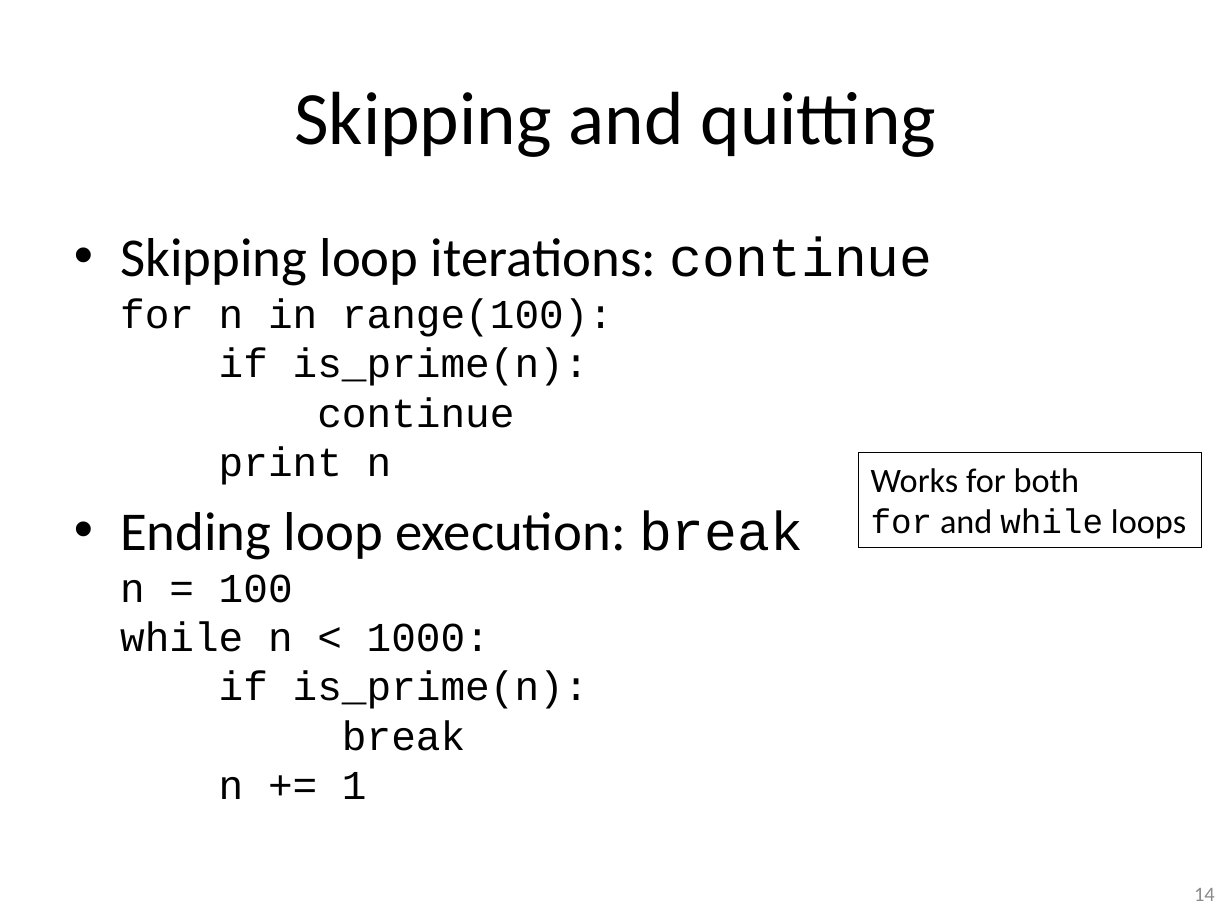
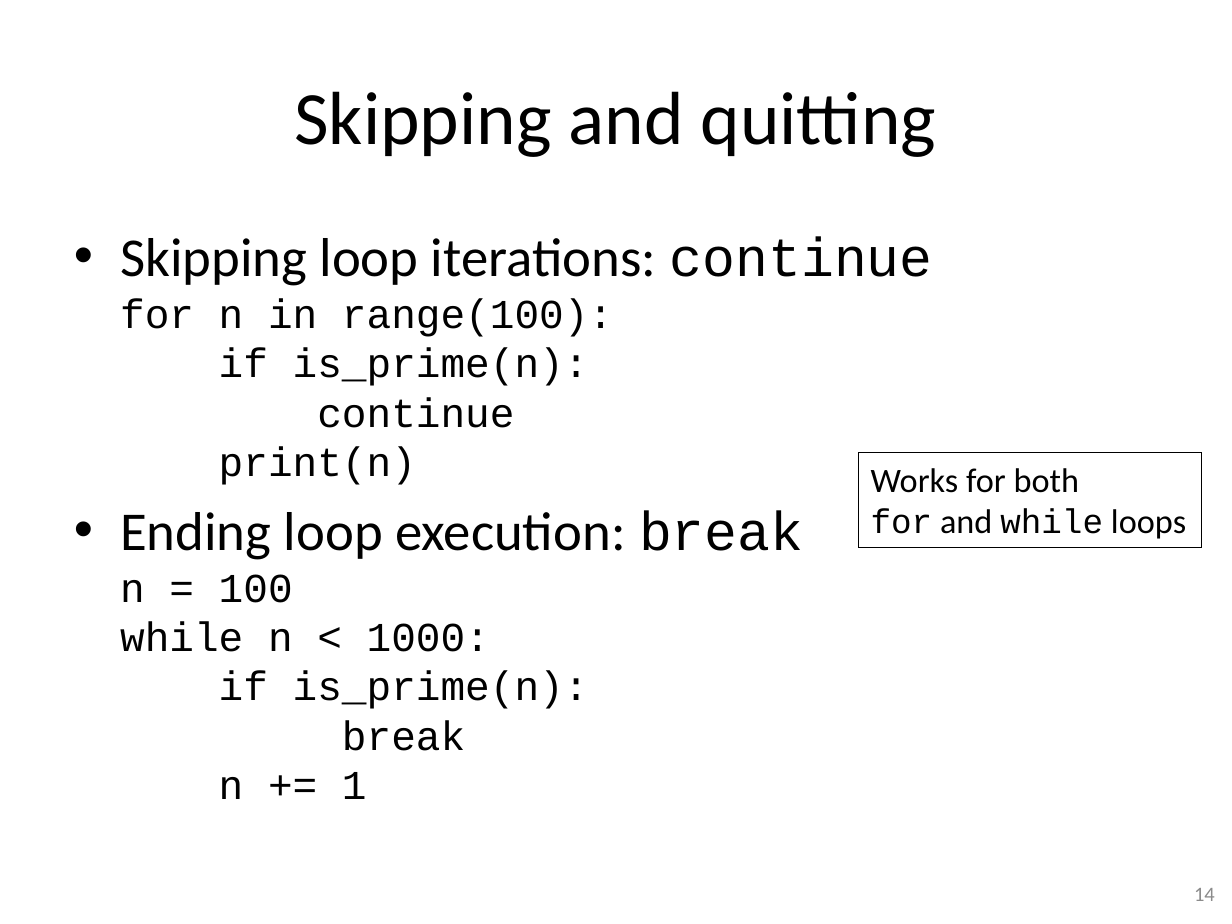
Before and after one commit to gjbex/training-material, a slide deck: slide 14 of Python/python-intro.pptx. Drawn at 1232x924 pixels with LibreOffice and Linux fonts; fonts in the diff are those of the drawing. Boxes give left, top, right and bottom in pixels: in the first picture for what was removed or moved away, otherwise in the second. Text is boxed around its words. In the diff, an @@ line names an element or a change of style, - is before the commit and + after.

```diff
--- a/Python/python-intro.pptx
+++ b/Python/python-intro.pptx
@@ text at (x1=120, y1=237, x2=933, y2=485): text changed @@
-• Skipping loop iterations: continue
-  for n in range(100):
-  if is_prime(n):
-  continue
-  print n
+• Skipping loop iterations: continue
+  for n in range(100):
+  if is_prime(n):
+  continue
+  print(n)
```
Also in this commit, not shown: 31 other slides changed, 3 slides added, 1 slide removed.
